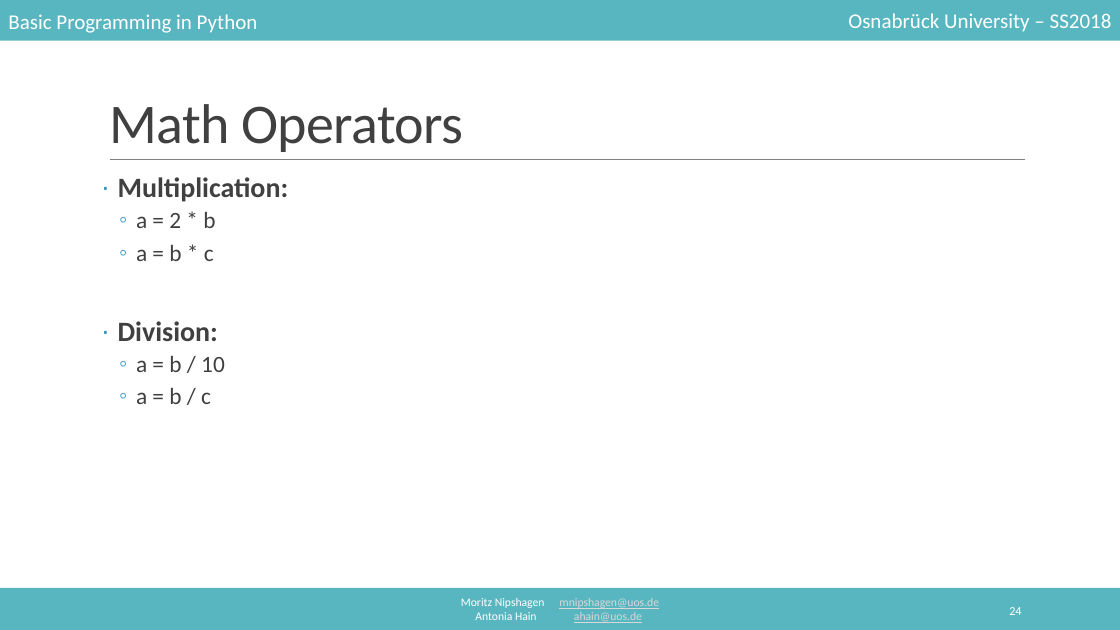
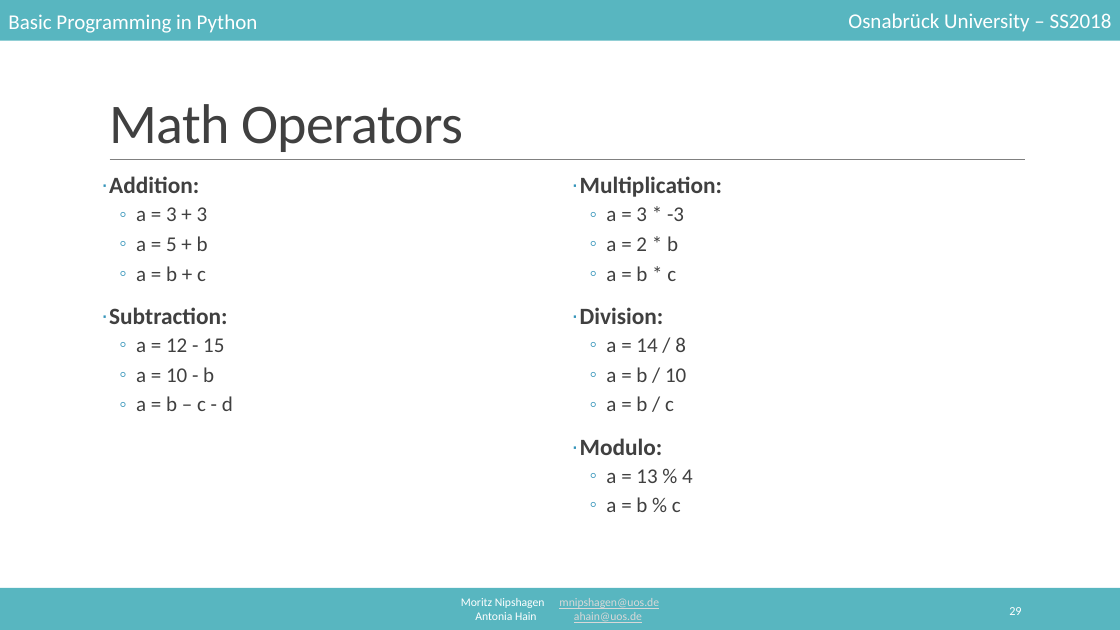
Before and after one commit to mnipshagen/monty, a slide deck: slide 29 of 2018/02/Syntax_and_variables.pptx (slide 24 before the commit). Drawn at 1120x630 pixels with LibreOffice and Linux fonts; fonts in the diff are those of the drawing. Boxes give left, top, right and bottom in pixels: in the first picture for what was removed or moved away, otherwise in the second. Text is boxed around its words. In the diff, an @@ line names an element or a change of style, - is before the commit and + after.

```diff
--- a/2018/02/Syntax_and_variables.pptx
+++ b/2018/02/Syntax_and_variables.pptx
@@ text at (109,176,233,411): text changed; size 24 to 18 pt; bold off @@
-· Multiplication:
-  ◦ a = 2 * b
-  ◦ a = b * c
-· Division:
-  ◦ a = b / 10
-  ◦ a = b / c
+· Addition:
+  ◦ a = 3 + 3
+  ◦ a = 5 + b
+  ◦ a = b + c
+· Subtraction:
+  ◦ a = 12 - 15
+  ◦ a = 10 - b
+  ◦ a = b – c - d
@@ text added at (580,176,723,512), 18 pt, text #404040 @@
+· Multiplication:
+  ◦ a = 3 * -3
+  ◦ a = 2 * b
+  ◦ a = b * c
+· Division:
+  ◦ a = 14 / 8
+  ◦ a = b / 10
+  ◦ a = b / c
+· Modulo:
+  ◦ a = 13 % 4
+  ◦ a = b % c
@@ page number at (1009,607,1021,615): text changed @@
-24
+29
```
Also in this commit, not shown: 7 other slides changed, 12 slides added, 2 slides removed.
